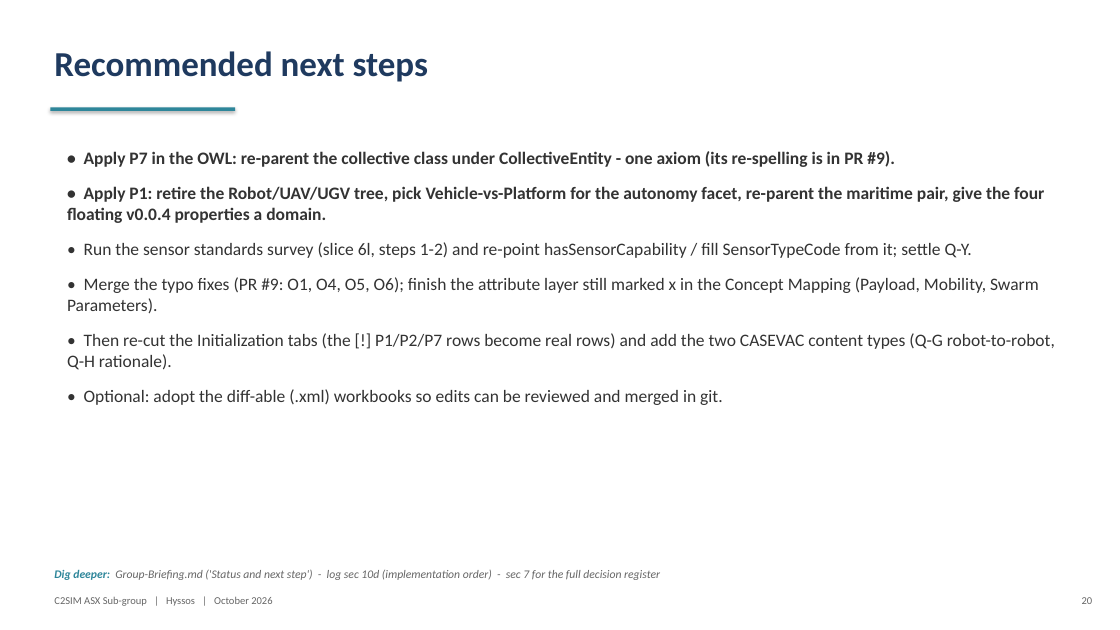
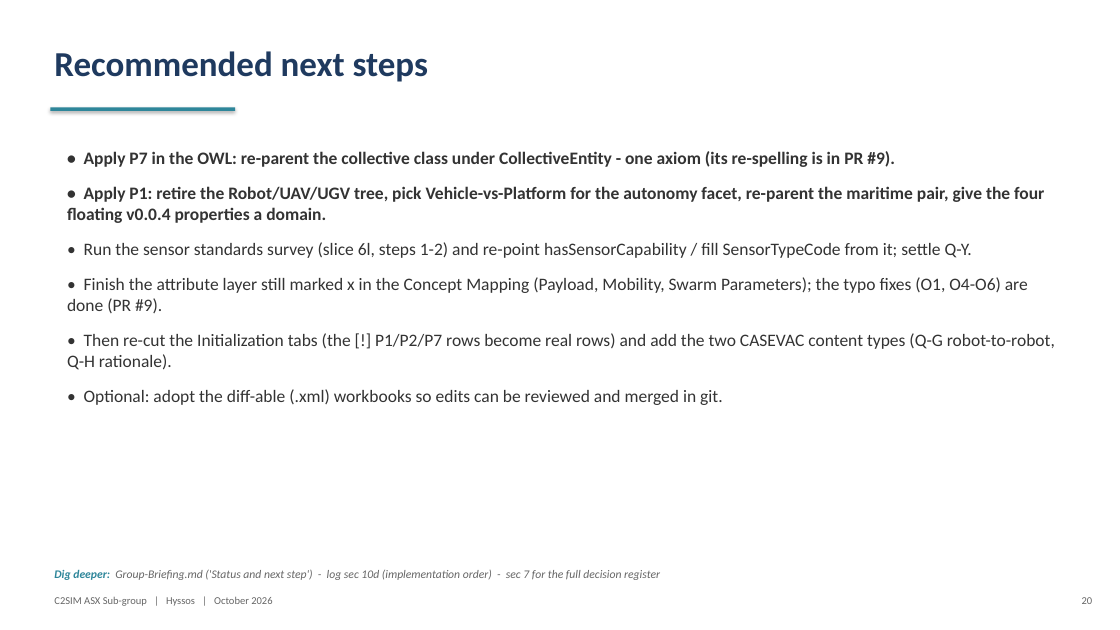
Before and after one commit to hyssostech/C2SIMArtifacts, a slide deck: slide 20 of Subgroups/ASX/InstantiationReview/ASX-Instantiation-Findings.pptx. Drawn at 1120x630 pixels with LibreOffice and Linux fonts; fonts in the diff are those of the drawing. Boxes give left, top, right and bottom in pixels: in the first picture for what was removed or moved away, otherwise in the second. Text is boxed around its words. In the diff, an @@ line names an element or a change of style, - is before the commit and + after.

```diff
--- a/Subgroups/ASX/InstantiationReview/ASX-Instantiation-Findings.pptx
+++ b/Subgroups/ASX/InstantiationReview/ASX-Instantiation-Findings.pptx
@@ text at box(67, 277, 1028, 313): text changed @@
-• Merge the typo fixes (PR #9: O1, O4, O5, O6); finish the attribute layer still marked x in the Concept Mapping (Payload, Mobility, Swarm Parameters).
+• Finish the attribute layer still marked x in the Concept Mapping (Payload, Mobility, Swarm Parameters); the typo fixes (O1, O4-O6) are done (PR #9).
```
Also in this commit, not shown: 1 other slide changed, 4 other files.
